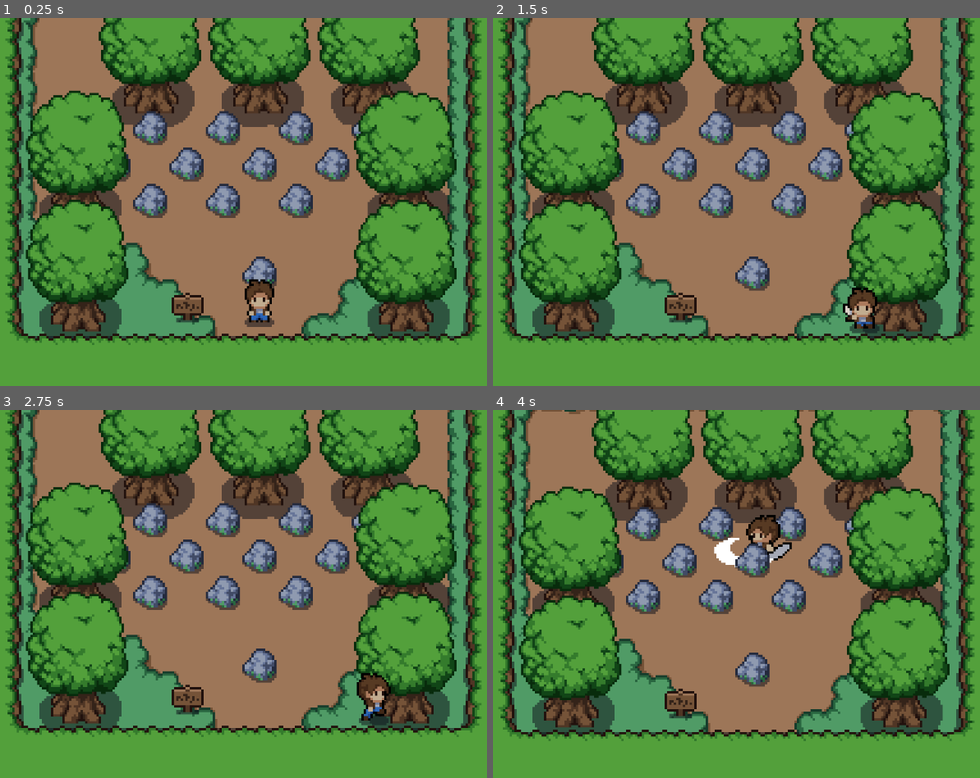
Above: before the commit, frames 1-4 (two rows, left to right).
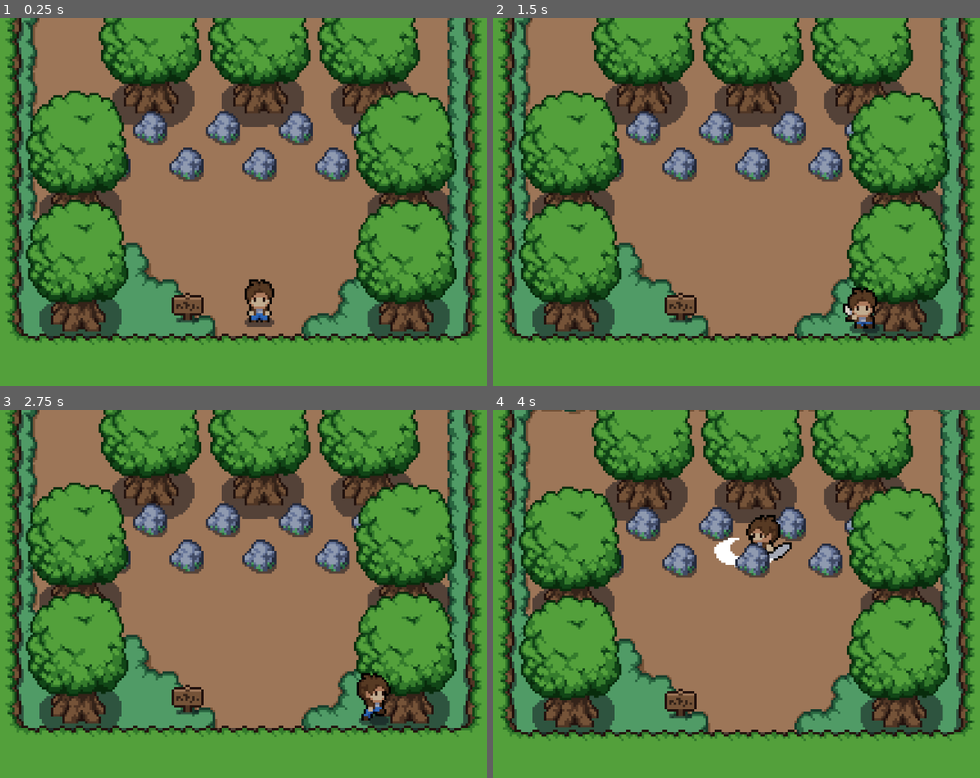
Above: after the commit, the same moments.

Repository: abrar-ol/MysticWoods
Game: Godot game, scene res://scenes/cliff_side.tscn
The game is run twice, just before and just after one commit, with the same random seed, the same clock (stepped at 60 frames per second) and the same inputs. This scene is started directly instead of the project's main scene.
Inputs:
- Up to frame 1 (0.25 s): no input
- Up to frame 2 (1.5 s): hold Right (move_right) 0.53-1.28 s; tap E (attack) at 0.6, 1.35 s; hold Down (move_down) from 1.28 s (still down)
- Up to frame 3 (2.75 s): release Down (move_down) at 2.03 s; hold Right (move_right) from 2.03 s (still down); tap E (attack) at 2.1 s
- Up to frame 4 (4 s): release Right (move_right) at 2.78 s; hold Up (move_up) 2.78-3.53 s; tap E (attack) at 2.85, 3.6 s; hold Left (move_left) from 3.53 s (still down)

The runs differ from the first frame. In frame 1, 1.9% of the frame differs, in the area x 27-65%, y 44-74%; in frame 2, 2.0%; in frame 3, 2.0%; in frame 4, 2.0%, in the area x 27-65%, y 46-76%.

Commit message:
test - dialogue

Diff:
--- a/project.godot
+++ b/project.godot
@@ -18,6 +18,10 @@
 [autoload]
 
 Global="*res://scripts/global.gd"
+
+[dialogue_manager]
+
+general/balloon_path="res://dialogue/balloon.tscn"
 
 [dotnet]
 
@@ -54,6 +58,15 @@
 , Object(InputEventKey,"resource_local_to_scene":false,"resource_name":"","device":-1,"window_id":0,"alt_pressed":false,"shift_pressed":false,"ctrl_pressed":false,"meta_pressed":false,"pressed":false,"keycode":0,"physical_keycode":87,"key_label":0,"unicode":119,"echo":false,"script":null)
 ]
 }
+dialuge={
+"deadzone": 0.5,
+"events": [Object(InputEventKey,"resource_local_to_scene":false,"resource_name":"","device":-1,"window_id":0,"alt_pressed":false,"shift_pressed":false,"ctrl_pressed":false,"meta_pressed":false,"pressed":false,"keycode":0,"physical_keycode":32,"key_label":0,"unicode":32,"echo":false,"script":null)
+]
+}
+
+[layer_names]
+
+2d_physics/layer_5="actionable"
 
 [rendering]
 
--- a/scenes/cliff_side.tscn
+++ b/scenes/cliff_side.tscn
@@ -1,7 +1,7 @@
 [gd_scene load_steps=11 format=3 uid="uid://cwciw4bdapv5s"]
 
 [ext_resource type="PackedScene" uid="uid://b82kca01131vk" path="res://scenes/player.tscn" id="1_am4n3"]
-[ext_resource type="Script" path="res://scenes/cliff_side.gd" id="1_vrasm"]
+[ext_resource type="Script" path="res://scripts/cliff_side.gd" id="1_vrasm"]
 [ext_resource type="Texture2D" uid="uid://cohc3ny0omtct" path="res://assets/tilesets/grass.png" id="2_b0l5b"]
 [ext_resource type="Texture2D" uid="uid://d3dmxh1qxhwsx" path="res://assets/objects/objects.png" id="3_jevwv"]
 [ext_resource type="Texture2D" uid="uid://cdg00sq253ncc" path="res://assets/tilesets/plains.png" id="4_0vqmy"]
@@ -298,7 +298,7 @@
 layer_1/name = "ysort"
 layer_1/y_sort_enabled = true
 layer_1/z_index = 1
-layer_1/tile_data = PackedInt32Array(393226, 1, 5, 393229, 1, 5, 393232, 1, 5, 589832, 1, 5, 786440, 1, 5, 589833, 1, 1, 524298, 1, 1, 655370, 1, 1, 589835, 1, 1, 851979, 1, 0, 524300, 1, 1, 655372, 1, 1, 589837, 1, 1, 524302, 1, 1, 655374, 1, 1, 589839, 1, 1, 524304, 1, 1, 589841, 1, 5, 786449, 1, 5, 786445, 1, 1)
+layer_1/tile_data = PackedInt32Array(393226, 1, 5, 393229, 1, 5, 393232, 1, 5, 589832, 1, 5, 786440, 1, 5, 589833, 1, 1, 524298, 1, 1, 589835, 1, 1, 851979, 1, 0, 524300, 1, 1, 589837, 1, 1, 524302, 1, 1, 589839, 1, 1, 524304, 1, 1, 589841, 1, 5, 786449, 1, 5)
 layer_2/name = "cliff"
 layer_2/z_index = 2
 layer_2/tile_data = PackedInt32Array(262151, 131074, 6, 262152, 131074, 6, 262153, 131074, 6, 262154, 131074, 6, 262155 …(29336 unchanged characters)…
--- a/scenes/main.tscn
+++ b/scenes/main.tscn
@@ -1,7 +1,7 @@
 [gd_scene load_steps=12 format=3 uid="uid://sii7iki2tmdb"]
 
 [ext_resource type="Texture2D" uid="uid://cohc3ny0omtct" path="res://assets/tilesets/grass.png" id="1_3dn0b"]
-[ext_resource type="Script" path="res://scenes/main.gd" id="1_c0l6d"]
+[ext_resource type="Script" path="res://scripts/main.gd" id="1_c0l6d"]
 [ext_resource type="PackedScene" uid="uid://b82kca01131vk" path="res://scenes/player.tscn" id="1_vq8q0"]
 [ext_resource type="Texture2D" uid="uid://d3dmxh1qxhwsx" path="res://assets/objects/objects.png" id="2_1q883"]
 [ext_resource type="Texture2D" uid="uid://cdg00sq253ncc" path="res://assets/tilesets/plains.png" id="3_d46th"]
--- a/scripts/player.gd
+++ b/scripts/player.gd
@@ -10,8 +10,6 @@
 var enemy_attack_cooldown = true
 var attack_ip = false
 var is_regin_health_timer_start=false
-
-
 
 func _physics_process(delta):
 	if health<=0 :
@@ -120,7 +118,6 @@
 		is_enemy_attack = true
 		attack_cooldown.start()
 
-
 func _on_player_hitbox_body_exited(body):
 	if body.has_method("enemy"):
 		print("enemy exited")
@@ -155,10 +152,8 @@
 func player():
 	pass
 
-
 func _on_attack_cooldown_timeout():
 	enemy_attack_cooldown = true
-
 
 func _on_deal_attack_timer_timeout():
 	$deal_attack_timer.stop()
@@ -180,7 +175,5 @@
 			is_regin_health_timer_start=false
 			$regin_health.stop()
 
-
-
 func _on_regin_health_timeout():
 	health+=1
Renamed: scenes/cliff_side.gd -> scripts/cliff_side.gd
Renamed: scenes/main.gd -> scripts/main.gd
